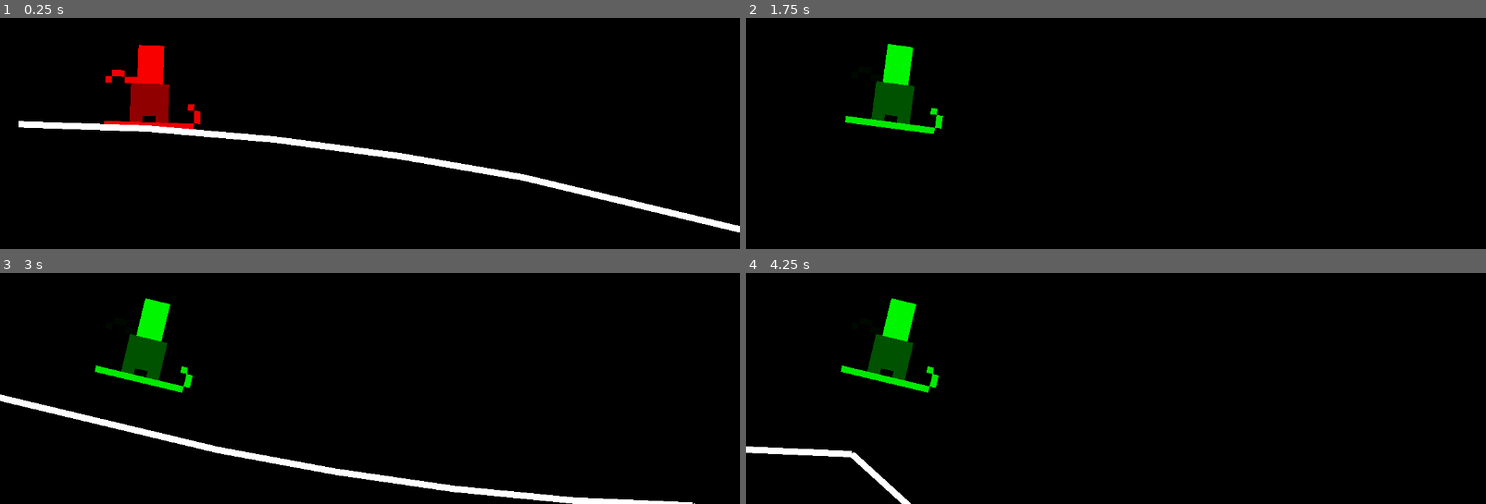
Above: before the commit, frames 1-4 (two rows, left to right).
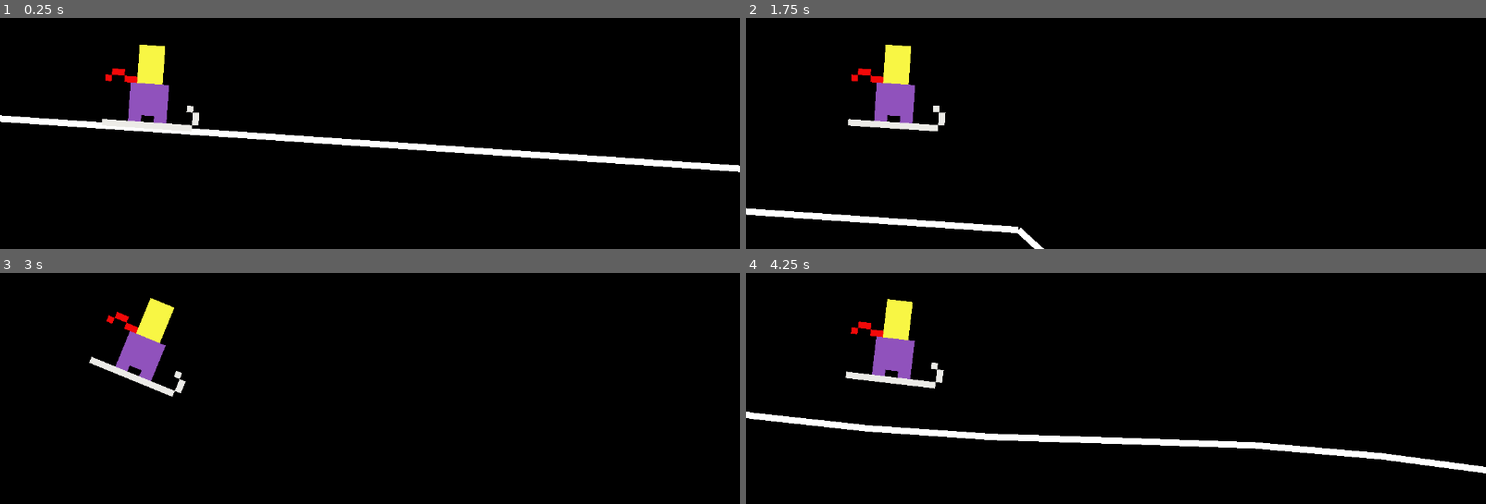
Above: after the commit, the same moments.

Repository: martindzejky/powder-panic
Game: Godot game, scene res://main.tscn
Two runs of this game, one before a commit and one after it. Both use one fixed random seed, a clock stepped at 60 frames per second and the inputs below.
Inputs:
- Up to frame 1 (0.25 s): no input
- Up to frame 2 (1.75 s): tap Space (jump) at 0.6, 0.77, 1.07, 1.35, 1.52 s
- Up to frame 3 (3 s): tap Space (jump) at 1.82, 2.1, 2.85 s
- Up to frame 4 (4.25 s): tap Space (jump) at 3.02, 3.32, 3.6, 3.77, 4.07 s

The runs differ from the first frame. In frame 1, 6.2% of the frame differs, in the area x 0-100%, y 11-93%; in frame 2, 3.4%; in frame 3, 5.1%; in frame 4, 6.1%.

Commit message:
endless terrain

Diff:
--- a/main.tscn
+++ b/main.tscn
@@ -1,47 +1,11 @@
-[gd_scene load_steps=5 format=3 uid="uid://1fwepvgqwsjn"]
+[gd_scene load_steps=3 format=3 uid="uid://1fwepvgqwsjn"]
 
+[ext_resource type="PackedScene" uid="uid://dhyu2fuadfp74" path="res://terrain/generator.tscn" id="1_0xm2m"]
 [ext_resource type="PackedScene" uid="uid://x8po7mswgvxt" path="res://objects/player.tscn" id="1_1bvp3"]
-[ext_resource type="PackedScene" uid="uid://b2os2qd2kiwug" path="res://objects/chunk.tscn" id="3_h2yge"]
-[ext_resource type="PackedScene" uid="uid://ds03xy24tsheq" path="res://objects/chunk2.tscn" id="4_1bvp3"]
-[ext_resource type="PackedScene" uid="uid://cl6w8myc7n6h1" path="res://objects/chunk3.tscn" id="5_lquwl"]
 
-[node name="main" type="Node2D"]
+[node name="main" type="Node"]
+
+[node name="generator" parent="." instance=ExtResource("1_0xm2m")]
 
 [node name="player" parent="." instance=ExtResource("1_1bvp3")]
-position = Vector2(-109, 91)
-
-[node name="chunk" parent="." instance=ExtResource("3_h2yge")]
-position = Vector2(-140, 184)
-
-[node name="chunk2" parent="." instance=ExtResource("4_1bvp3")]
-position = Vector2(2872, 712)
-
-[node name="chunk3" parent="." instance=ExtResource("4_1bvp3")]
-position = Vector2(4655, 1257)
-
-[node name="chunk4" parent="." instance=ExtResource("3_h2yge")]
-position = Vector2(6442, 1806)
-
-[node name="chunk5" parent="." instance=ExtResource("5_lquwl")]
-position = Vector2(9465, 2331)
-
-[node name="chunk6" parent="." instance=ExtResource("4_1bvp3")]
-position = Vector2(10669, 2597)
-
-[node name="chunk7" parent="." instance=ExtResource("3_h2yge")]
-position = Vector2(12700, 4071)
-
-[node name="chunk8" parent="." instance=ExtResource("5_lquwl")]
-position = Vector2(15732, 4598)
-
-[node name="chunk9" parent="." instance=ExtResource("5_lquwl")]
-position = Vector2(16938, 4861)
-
-[node name="chunk10" parent="." instance=ExtResource("4_1bvp3")]
-position = Vector2(18474, 5921)
-
-[node name="chunk11" parent="." instance=ExtResource("3_h2yge")]
-position = Vector2(20246, 6473)
-
-[node name="chunk12" parent="." instance=ExtResource("3_h2yge")]
-position = Vector2(23267, 6998)
+position = Vector2(617, -169)
--- a/objects/player.gd
+++ b/objects/player.gd
@@ -25,17 +25,14 @@
     slope_normal = get_floor_normal()
     update_sprite_rotation()
     time_in_air = 0.0
-
-    # TODO: just for debug purposes
-    sprite.modulate = Color.RED
   else:
     time_in_air += delta
 
-    # TODO: just for debug purposes
-    sprite.modulate = Color.GREEN
-
 func handle_jump():
   velocity.y = -jump_strength
+
+  # Normalize to maintain constant speed
+  velocity = velocity.normalized() * current_speed
 
 func handle_slope_movement(delta):
   # Movement aligned with slope
--- a/objects/player.tscn
+++ b/objects/player.tscn
@@ -6,7 +6,7 @@
 [sub_resource type="CircleShape2D" id="CircleShape2D_0xm2m"]
 radius = 80.0
 
-[node name="player" type="CharacterBody2D" node_paths=PackedStringArray("sprite")]
+[node name="player" type="CharacterBody2D" node_paths=PackedStringArray("sprite") groups=["player"]]
 collision_layer = 0
 floor_stop_on_slope = false
 floor_max_angle = 1.0472
--- a/project.godot
+++ b/project.godot
@@ -22,6 +22,10 @@
 
 window/size/mode=2
 
+[global_group]
+
+player=""
+
 [input]
 
 jump={
--- /dev/null
+++ b/sprites/delete_when_far_away.gd
@@ -0,0 +1,13 @@
+extends Node
+class_name DeleteWhenFarAway
+
+@export var distance_to_delete = 10000
+@export var what_to_delete: Node
+
+func _process(_delta):
+  var player = get_tree().get_first_node_in_group("player")
+  if player:
+    if what_to_delete.global_position.x < player.global_position.x - distance_to_delete:
+      print("Deleting ", what_to_delete.name)
+      print("Distance: ", what_to_delete.global_position.x - player.global_position.x)
+      what_to_delete.queue_free()
--- a/objects/chunk.gd
+++ b/terrain/chunk.gd
@@ -1,4 +1,5 @@
 extends Node2D
+class_name Chunk
 
 @export var path: Path2D
 @export var line: Line2D
@@ -19,3 +20,9 @@
   polygon_points.append(points[0] + Vector2.DOWN * BOTTOM_OFFSET)
 
   shape.polygon = polygon_points
+
+func get_start_point():
+  return path.curve.get_point_position(0)
+
+func get_end_point():
+  return path.curve.get_point_position(path.curve.get_point_count() - 1)
--- a/objects/chunk.tscn
+++ b/terrain/chunk.tscn
@@ -1,6 +1,7 @@
-[gd_scene load_steps=3 format=3 uid="uid://b2os2qd2kiwug"]
+[gd_scene load_steps=4 format=3 uid="uid://b2os2qd2kiwug"]
 
-[ext_resource type="Script" uid="uid://cj0mojf6oxxpk" path="res://objects/chunk.gd" id="1_i74ng"]
+[ext_resource type="Script" uid="uid://cj0mojf6oxxpk" path="res://terrain/chunk.gd" id="1_i74ng"]
+[ext_resource type="Script" uid="uid://c0rmwwdpahbpa" path="res://sprites/delete_when_far_away.gd" id="2_dl0qw"]
 
 [sub_resource type="Curve2D" id="Curve2D_dm843"]
 _data = {
@@ -22,3 +23,8 @@
 [node name="body" type="StaticBody2D" parent="."]
 
 [node name="shape" type="CollisionPolygon2D" parent="body"]
+
+[node name="delete" type="Node" parent="." node_paths=PackedStringArray("what_to_delete")]
+script = ExtResource("2_dl0qw")
+what_to_delete = NodePath("..")
+metadata/_custom_type_script = "uid://c0rmwwdpahbpa"
--- a/objects/chunk2.tscn
+++ b/terrain/chunk2.tscn
@@ -1,6 +1,7 @@
-[gd_scene load_steps=3 format=3 uid="uid://ds03xy24tsheq"]
+[gd_scene load_steps=4 format=3 uid="uid://ds03xy24tsheq"]
 
-[ext_resource type="Script" uid="uid://cj0mojf6oxxpk" path="res://objects/chunk.gd" id="1_bdmvd"]
+[ext_resource type="Script" uid="uid://cj0mojf6oxxpk" path="res://terrain/chunk.gd" id="1_bdmvd"]
+[ext_resource type="Script" uid="uid://c0rmwwdpahbpa" path="res://sprites/delete_when_far_away.gd" id="2_htweq"]
 
 [sub_resource type="Curve2D" id="Curve2D_dm843"]
 _data = {
@@ -22,3 +23,8 @@
 [node name="body" type="StaticBody2D" parent="."]
 
 [node name="shape" type="CollisionPolygon2D" parent="body"]
+
+[node name="delete" type="Node" parent="." node_paths=PackedStringArray("what_to_delete")]
+script = ExtResource("2_htweq")
+what_to_delete = NodePath("..")
+metadata/_custom_type_script = "uid://c0rmwwdpahbpa"
--- a/objects/chunk3.tscn
+++ b/terrain/chunk3.tscn
@@ -1,6 +1,7 @@
-[gd_scene load_steps=3 format=3 uid="uid://cl6w8myc7n6h1"]
+[gd_scene load_steps=4 format=3 uid="uid://cl6w8myc7n6h1"]
 
-[ext_resource type="Script" uid="uid://cj0mojf6oxxpk" path="res://objects/chunk.gd" id="1_c2qns"]
+[ext_resource type="Script" uid="uid://cj0mojf6oxxpk" path="res://terrain/chunk.gd" id="1_c2qns"]
+[ext_resource type="Script" uid="uid://c0rmwwdpahbpa" path="res://sprites/delete_when_far_away.gd" id="2_mk87a"]
 
 [sub_resource type="Curve2D" id="Curve2D_dm843"]
 _data = {
@@ -22,3 +23,8 @@
 [node name="body" type="StaticBody2D" parent="."]
 
 [node name="shape" type="CollisionPolygon2D" parent="body"]
+
+[node name="delete" type="Node" parent="." node_paths=PackedStringArray("what_to_delete")]
+script = ExtResource("2_mk87a")
+what_to_delete = NodePath("..")
+metadata/_custom_type_script = "uid://c0rmwwdpahbpa"
--- /dev/null
+++ b/terrain/generator.gd
@@ -0,0 +1,41 @@
+extends Node
+
+@export var chunks: Array[PackedScene]
+@export var min_chunks = 20
+
+var current_chunk: Node2D
+
+func _ready():
+  current_chunk = get_child(0)
+  ensure_minimum_chunks()
+
+func _process(_delta):
+  ensure_minimum_chunks()
+
+func ensure_minimum_chunks():
+  # Count current chunks (all children are assumed to be chunks)
+  var chunk_count = get_child_count()
+
+  # Spawn chunks until we have at least min_chunks
+  while chunk_count < min_chunks:
+    spawn_chunk()
+    chunk_count += 1
+
+func spawn_chunk():
+  # Choose a random chunk from the array
+  var new_chunk_scene = chunks.pick_random()
+  var new_chunk = new_chunk_scene.instantiate()
+
+  # Get the end point of the current chunk
+  var last_point = current_chunk.get_end_point()
+
+  # Add the new chunk as a child
+  add_child(new_chunk)
+
+  # Position the new chunk so that its start point aligns with the end point of the last chunk
+  # This requires us to offset the new chunk by the difference between these points
+  var start_point = new_chunk.get_start_point()
+  new_chunk.position = current_chunk.position + last_point - start_point
+
+  # Update the current chunk reference
+  current_chunk = new_chunk
--- /dev/null
+++ b/terrain/generator.tscn
@@ -0,0 +1,13 @@
+[gd_scene load_steps=6 format=3 uid="uid://dhyu2fuadfp74"]
+
+[ext_resource type="PackedScene" uid="uid://6kyk2j474f58" path="res://terrain/start-chunk.tscn" id="1_5juyu"]
+[ext_resource type="Script" uid="uid://dhf17kgx703in" path="res://terrain/generator.gd" id="1_ypw2t"]
+[ext_resource type="PackedScene" uid="uid://b2os2qd2kiwug" path="res://terrain/chunk.tscn" id="2_5jnll"]
+[ext_resource type="PackedScene" uid="uid://ds03xy24tsheq" path="res://terrain/chunk2.tscn" id="3_0b048"]
+[ext_resource type="PackedScene" uid="uid://cl6w8myc7n6h1" path="res://terrain/chunk3.tscn" id="4_tmse2"]
+
+[node name="generator" type="Node"]
+script = ExtResource("1_ypw2t")
+chunks = Array[PackedScene]([ExtResource("2_5jnll"), ExtResource("3_0b048"), ExtResource("4_tmse2")])
+
+[node name="start-chunk" parent="." instance=ExtResource("1_5juyu")]
--- /dev/null
+++ b/terrain/start-chunk.tscn
@@ -0,0 +1,30 @@
+[gd_scene load_steps=4 format=3 uid="uid://6kyk2j474f58"]
+
+[ext_resource type="Script" uid="uid://cj0mojf6oxxpk" path="res://terrain/chunk.gd" id="1_xi677"]
+[ext_resource type="Script" uid="uid://c0rmwwdpahbpa" path="res://sprites/delete_when_far_away.gd" id="2_uvpgn"]
+
+[sub_resource type="Curve2D" id="Curve2D_dm843"]
+_data = {
+"points": PackedVector2Array(-1065.91, -83.8183, 1065.91, 83.8183, 0, 0, -996.673, -42.5048, 996.673, 42.5048, 2015, 137)
+}
+point_count = 2
+
+[node name="chunk" type="Node2D" node_paths=PackedStringArray("path", "line", "shape")]
+script = ExtResource("1_xi677")
+path = NodePath("path")
+line = NodePath("line")
+shape = NodePath("body/shape")
+
+[node name="path" type="Path2D" parent="."]
+curve = SubResource("Curve2D_dm843")
+
+[node name="line" type="Line2D" parent="."]
+
+[node name="body" type="StaticBody2D" parent="."]
+
+[node name="shape" type="CollisionPolygon2D" parent="body"]
+
+[node name="delete" type="Node" parent="." node_paths=PackedStringArray("what_to_delete")]
+script = ExtResource("2_uvpgn")
+what_to_delete = NodePath("..")
+metadata/_custom_type_script = "uid://c0rmwwdpahbpa"
Not shown, added: sprites/delete_when_far_away.gd.uid
Renamed: objects/chunk.gd.uid -> terrain/chunk.gd.uid
Not shown, added: terrain/generator.gd.uid
